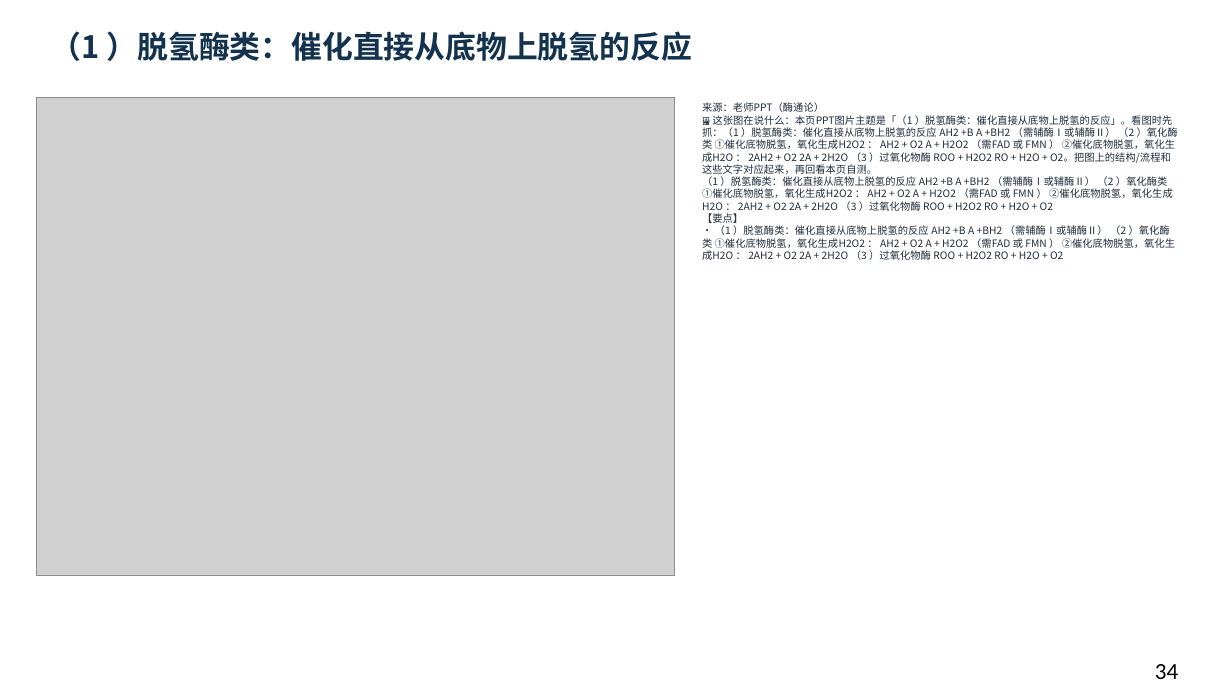
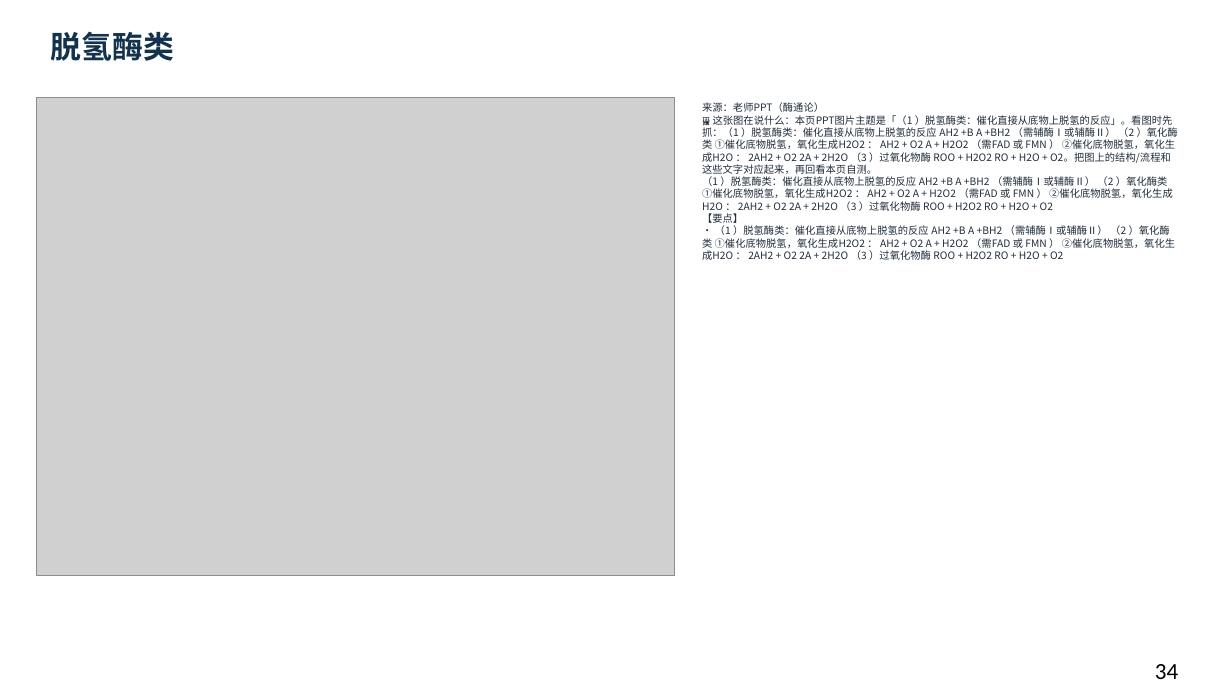
Before and after one commit to newkan-li/Biochemistry, a slide deck: slide 34 of downloads/bc06-ai-style.pptx. Drawn at 1232x693 pixels with LibreOffice and Linux fonts; fonts in the diff are those of the drawing; grey boxes stand for pictures. Boxes give left, top, right and bottom in pixels: in the first picture for what was removed or moved away, otherwise in the second. Text is boxed around its words. In the diff, an @@ line names an element or a change of style, - is before the commit and + after.

```diff
--- a/downloads/bc06-ai-style.pptx
+++ b/downloads/bc06-ai-style.pptx
@@ text at bbox=[51, 32, 174, 61]: text changed @@
-（1 ）脱氢酶类：催化直接从底物上脱氢的反应
+脱氢酶类
```
Also in this commit, not shown: 11 other slides changed, 6 slides added, 6 other files.
